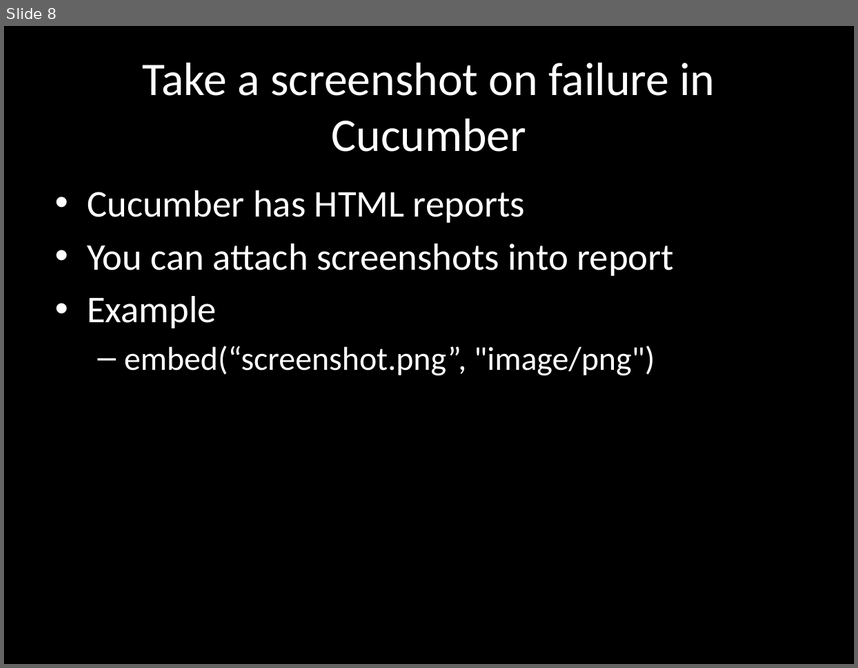
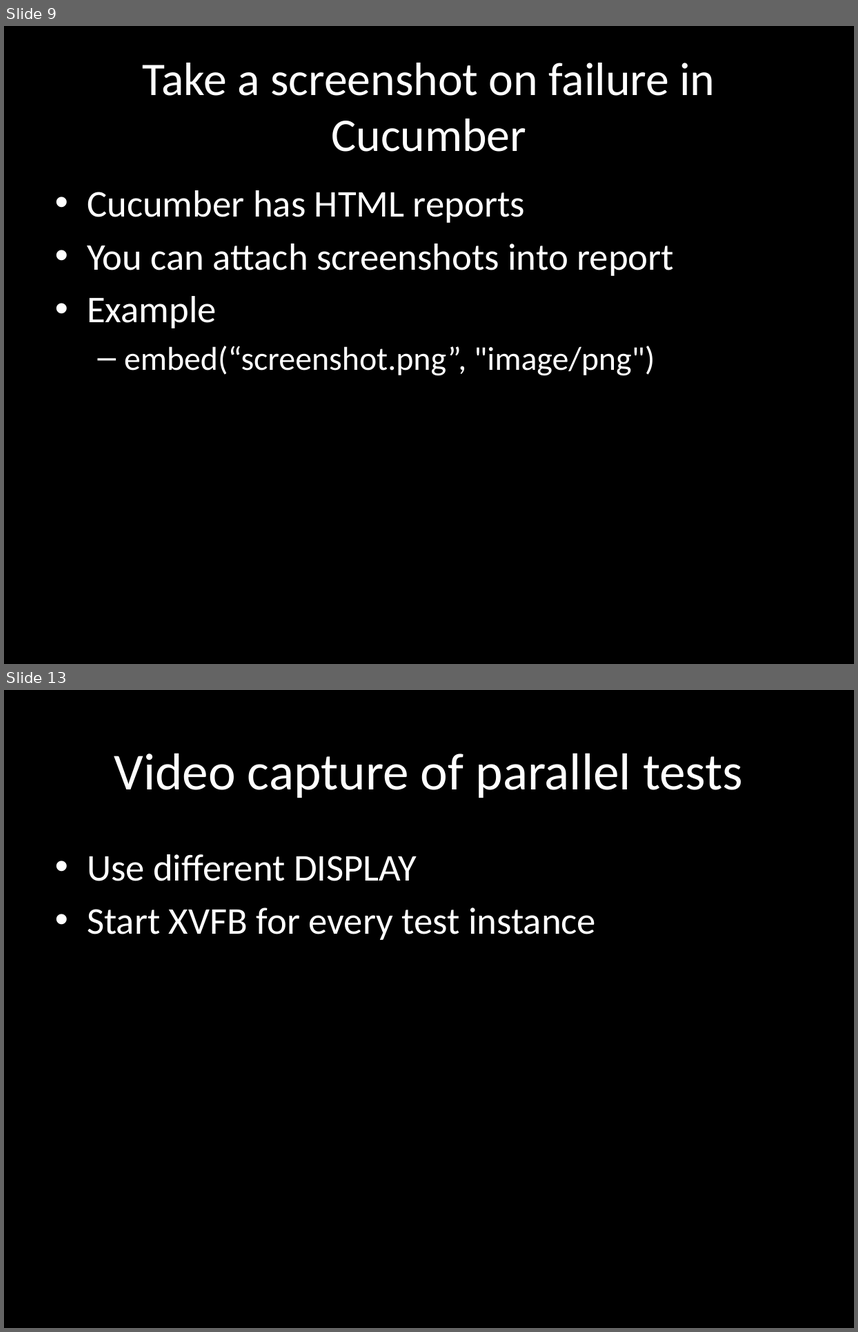
Before and after one commit to dimacus/SeleniumTipsAndTricks, a slide deck: selenium_camp_v1.pptx. Shown one above the other, each under a label of ours: slide 8 before the commit, slides 9 and 13 after it; the slides between them are not shown. The pictures are 858x668 and 858x1332 pixels, drawn with LibreOffice and Linux fonts; fonts in the diff are those of the drawing. Boxes give left, top, right and bottom in pixels: in the first picture for what was removed or moved away, otherwise in the second. Text is boxed around its words. In the diff, an @@ line names an element or a change of style, - is before the commit and + after.

```diff
--- a/selenium_camp_v1.pptx
+++ b/selenium_camp_v1.pptx
@@ slide 13 added at box(4, 690, 854, 1328), background #000000 @@
@@ title added at box(114, 753, 743, 798), 44 pt, text #FFFFFF @@
+Video capture of parallel tests
@@ text added at box(87, 854, 596, 940), 32 pt, text #FFFFFF @@
+• Use different DISPLAY
+• Start XVFB for every test instance
@@ what was slide 8 is now slide 9 @@
```
Also in this commit, not shown: 8 slides changed, 9 other slides added, 3 slides removed.
